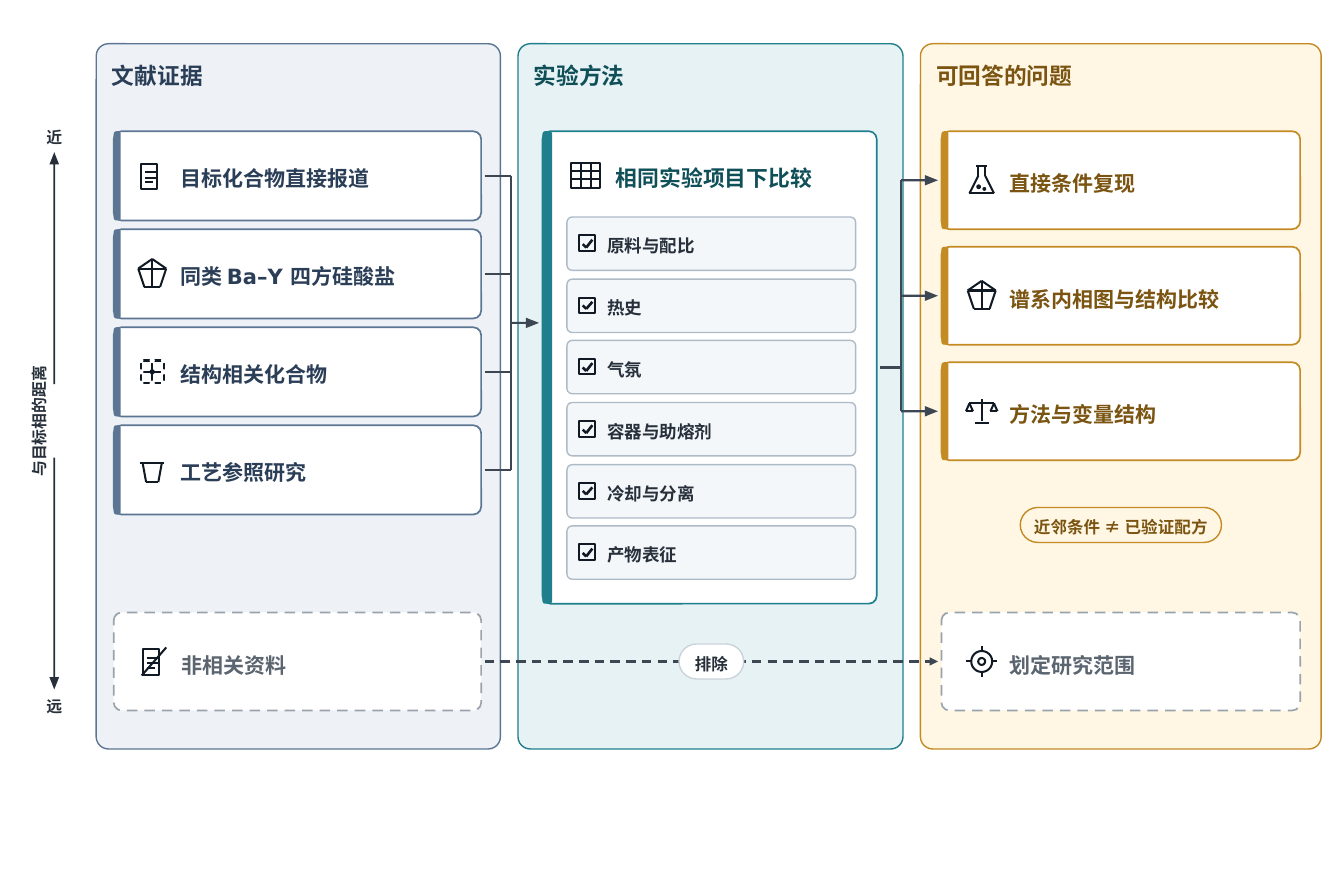
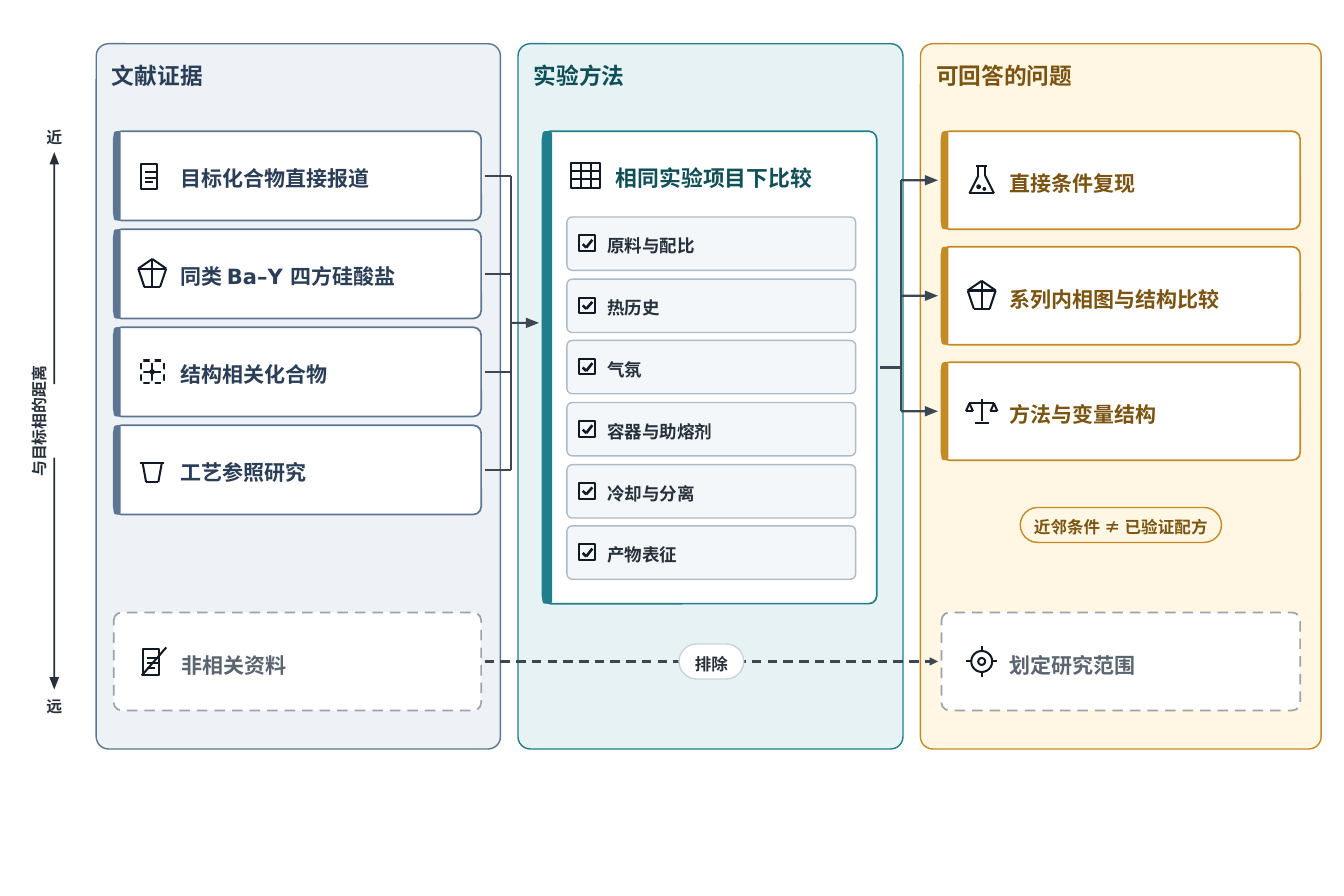
Before and after one commit to asimfish/goai-dashboard, a slide deck: slide 1 of media/figstudio/fig01_evidence_map/fig01_evidence_synthesis_map_editable.pptx. Drawn at 1344x896 pixels with LibreOffice and Linux fonts; fonts in the diff are those of the drawing. Boxes give left, top, right and bottom in pixels: in the first picture for what was removed or moved away, otherwise in the second. Text is boxed around its words. In the diff, an @@ line names an element or a change of style, - is before the commit and + after.

```diff
--- a/media/figstudio/fig01_evidence_map/fig01_evidence_synthesis_map_editable.pptx
+++ b/media/figstudio/fig01_evidence_map/fig01_evidence_synthesis_map_editable.pptx
@@ text at [607, 299, 659, 316]: text changed @@
-热史
+热历史
@@ text at [1010, 289, 1220, 309]: text changed @@
-谱系内相图与结构比较
+系列内相图与结构比较
```
Also in this commit, not shown: 28 other files.
